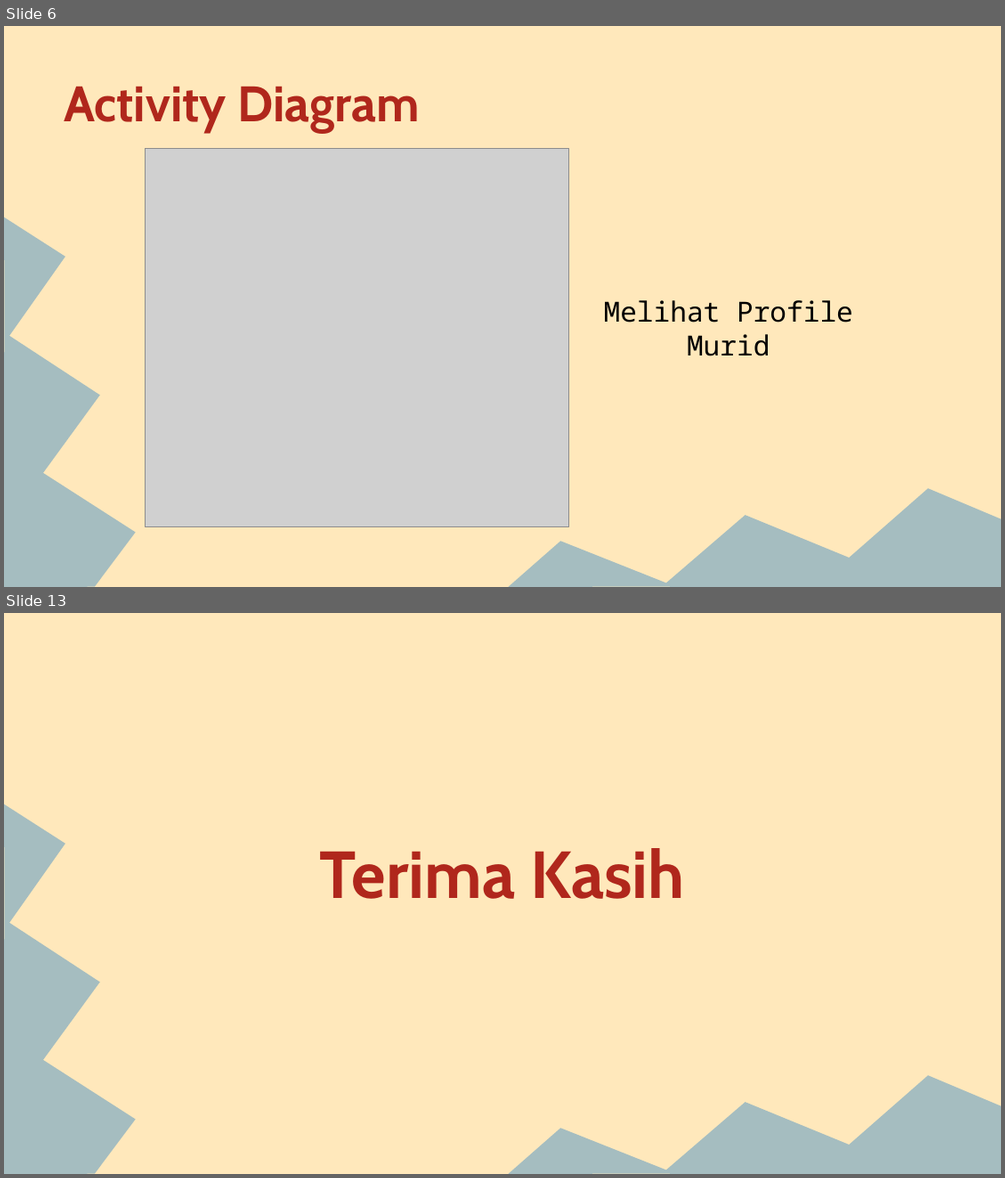
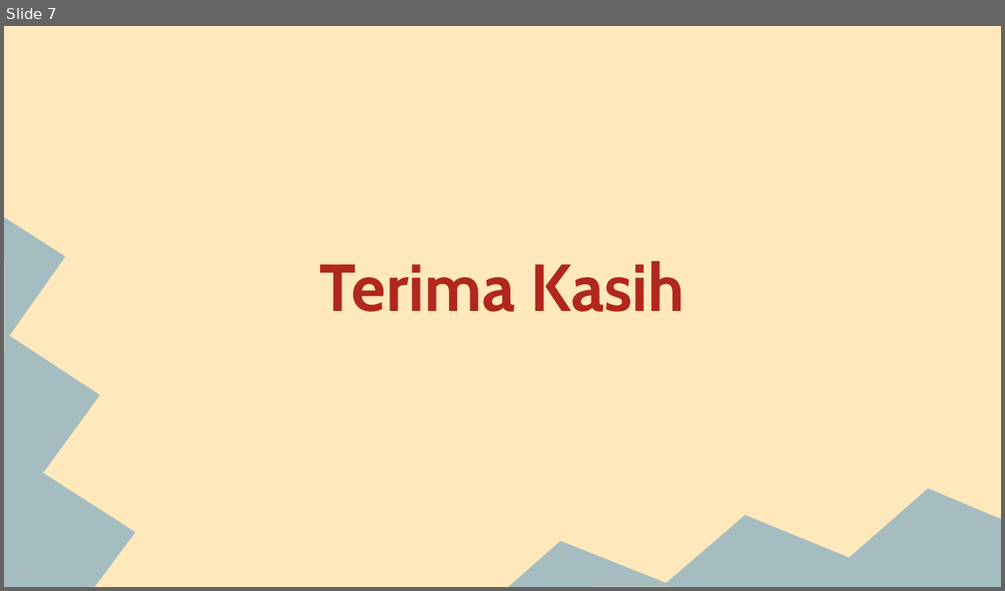
Before and after one commit to kikiiramdhani123/basdat-dan-psbo, a slide deck: PPT Presentasi Akhir.pptx. Shown one above the other, each under a label of ours: slides 6 and 13 before the commit, slide 7 after it; the slides between them are not shown. The pictures are 1005x1178 and 1005x591 pixels, drawn with LibreOffice and Linux fonts; fonts in the diff are those of the drawing; grey boxes stand for pictures. Boxes give left, top, right and bottom in pixels: in the first picture for what was removed or moved away, otherwise in the second. Text is boxed around its words. In the diff, an @@ line names an element or a change of style, - is before the commit and + after.

```diff
--- a/PPT Presentasi Akhir.pptx
+++ b/PPT Presentasi Akhir.pptx
@@ slide 6 removed at (4, 26, 1001, 587), background #FFE8BB; not listed: 2 template elements that a slide beside it also shows @@
@@ title removed at (64, 87, 419, 133) @@
-Activity Diagram
@@ picture removed at (146, 149, 569, 527) @@
@@ text removed at (604, 300, 853, 356) @@
-Melihat Profile
-Murid
@@ what was slide 13 is now slide 7 @@
```
Also in this commit, not shown: 2 slides changed, 4 slides added, 9 other slides removed, 6 other files.
